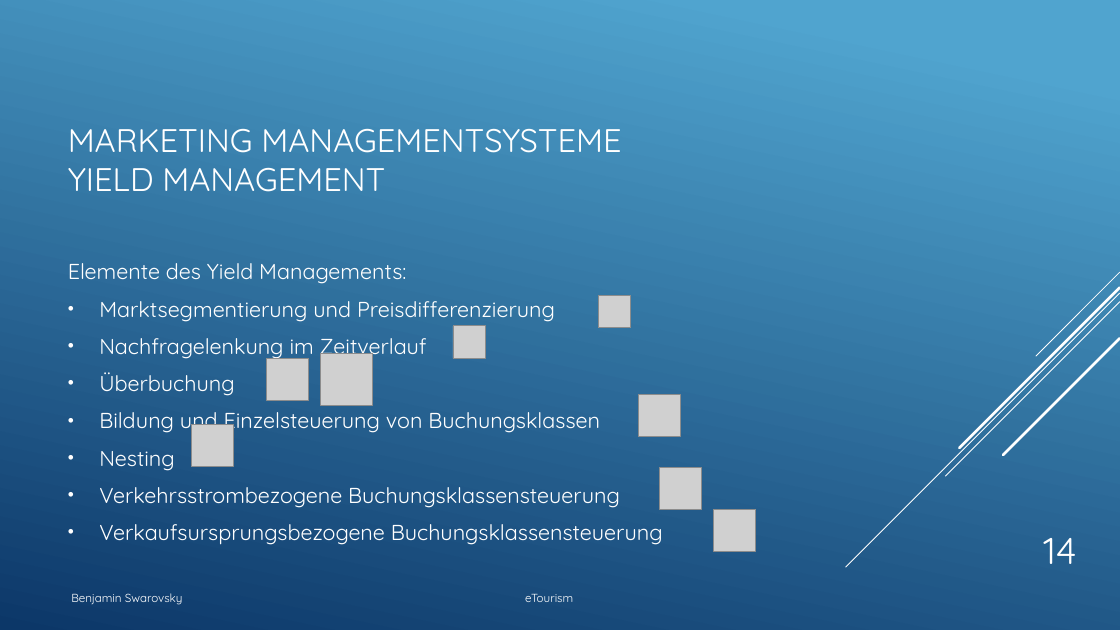
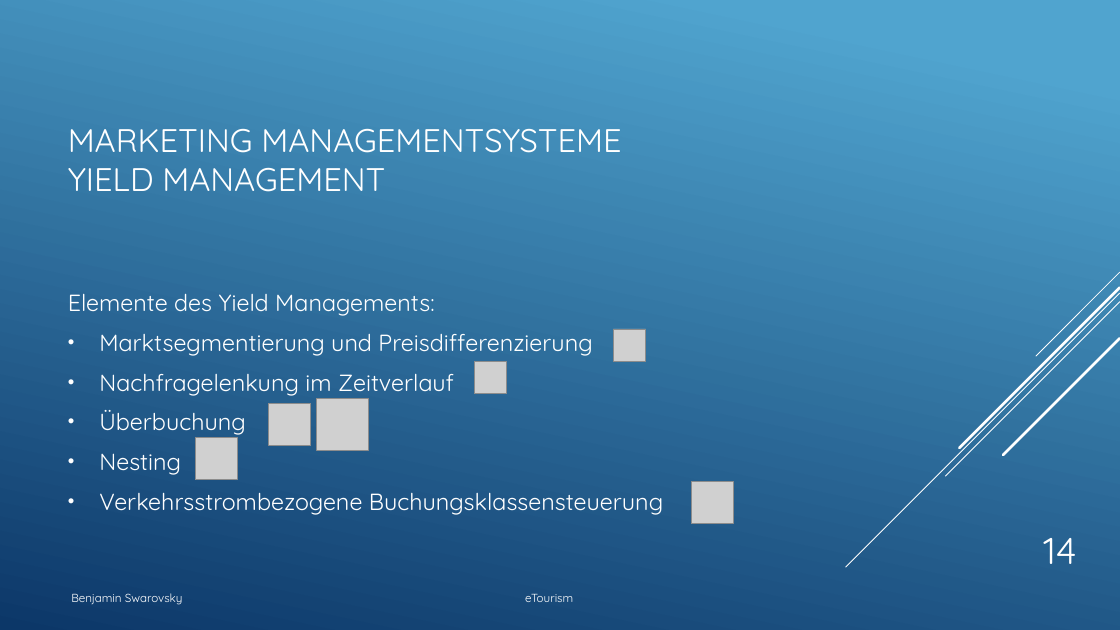
Before and after one commit to BenjaminS01/eTourism, a slide deck: slide 14 of Etourism1.pptx. Drawn at 1120x630 pixels with LibreOffice and Linux fonts; fonts in the diff are those of the drawing; grey boxes stand for pictures. Boxes give left, top, right and bottom in pixels: in the first picture for what was removed or moved away, otherwise in the second. Text is boxed around its words. In the diff, an @@ line names an element or a change of style, - is before the commit and + after.

```diff
--- a/Etourism1.pptx
+++ b/Etourism1.pptx
@@ text "Elemente des Yield Managements:" at [68, 294, 663, 515]: size 18.5 to 20 pt @@
@@ picture: place and size @@
-picture at [598, 296, 631, 329]
+picture at [613, 329, 646, 362]
@@ picture: place and size @@
-picture at [453, 326, 486, 359]
+picture at [475, 361, 507, 394]
@@ text at [99, 412, 600, 434]: paragraph removed @@
-• Bildung und Einzelsteuerung von Buchungsklassen
@@ picture: place and size @@
-picture at [267, 359, 309, 401]
+picture at [269, 403, 311, 445]
@@ picture: place and size @@
-picture at [320, 354, 371, 405]
+picture at [317, 399, 368, 450]
@@ picture removed at [639, 395, 681, 437] @@
@@ picture: place and size @@
-picture at [191, 424, 233, 466]
+picture at [195, 438, 237, 480]
@@ picture: place and size @@
-picture at [660, 467, 702, 509]
+picture at [691, 481, 734, 523]
@@ picture removed at [714, 509, 756, 551] @@
@@ text at [99, 524, 663, 545]: paragraph removed @@
-• Verkaufsursprungsbezogene Buchungsklassensteuerung
```
Also in this commit, not shown: 5 other slides changed.
